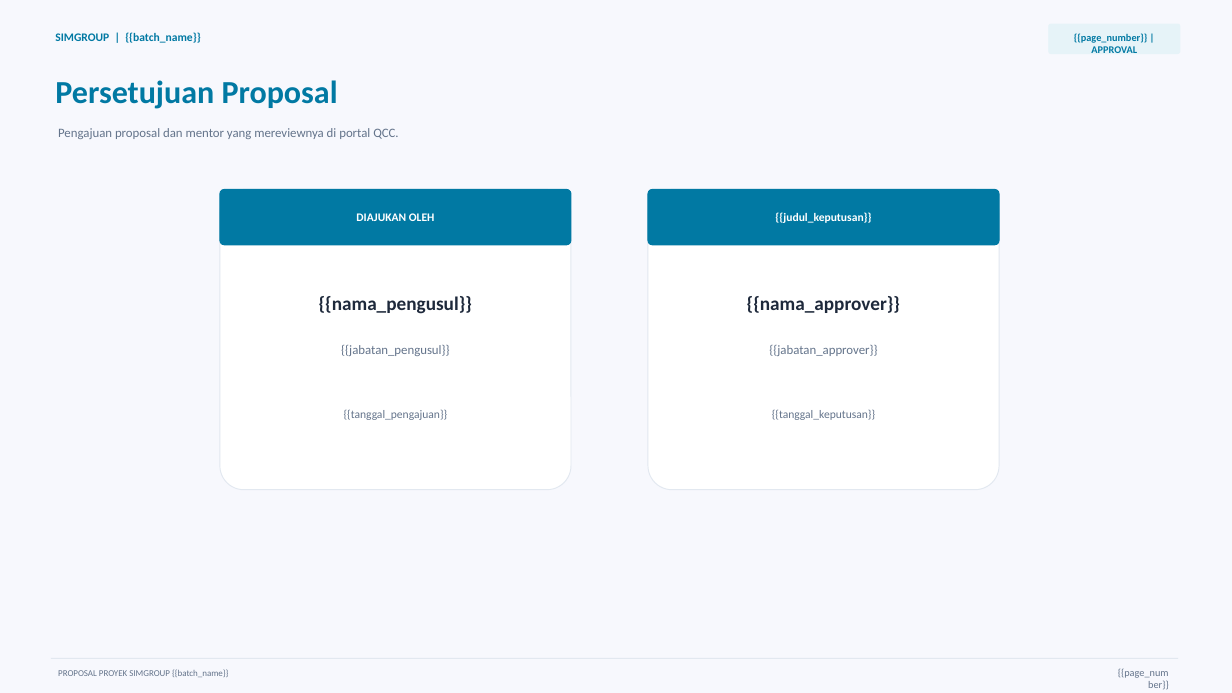
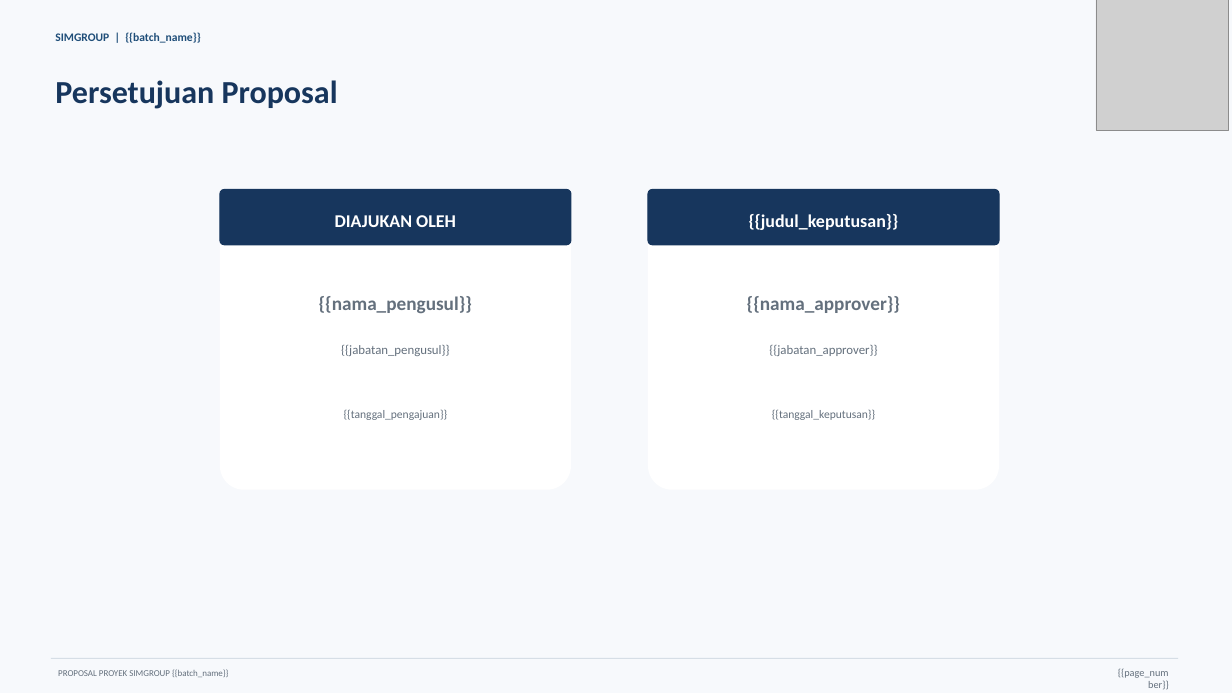
Before and after one commit to muhammad-febriansyah/portal-qcc, a slide deck: slide 3 of resources/templates/proposal-presentation.pptx. Drawn at 1232x693 pixels with LibreOffice and Linux fonts; fonts in the diff are those of the drawing; grey boxes stand for pictures. Boxes give left, top, right and bottom in pixels: in the first picture for what was removed or moved away, otherwise in the second. Text is boxed around its words. In the diff, an @@ line names an element or a change of style, - is before the commit and + after.

Commit message:
feat: build the proposal deck on the QCC Batch 4 template
The deck now follows the designer's "Template Output PPT Proposal QCC
Batch 4": navy cover with its accent stripes, the QCC SIMGROUP logo on
every slide, navy headings, a light-blue gantt header with navy bars and
the "Kita Bisa! Pasti Bisa! Bisa Bisa Yes!" closing slide. The batch name
and years are filled in rather than fixed to Batch 4.

Cards are plain white without border or shadow, and text uses Calibri
because Aptos is missing on many office PCs. Sections still flow over two
columns and on to the next slide, and the schedule continues on the next
slide when needed, so no text is cut.

```diff
--- a/resources/templates/proposal-presentation.pptx
+++ b/resources/templates/proposal-presentation.pptx
@@ rectangle at bbox=[0, 0, 1232, 693]: fill #F7F8FD to #F7F9FC @@
@@ text "SIMGROUP | {{batch_name}}" at bbox=[55, 32, 200, 43]: text colour #0179A3 to #1F4E79 @@
@@ rounded rectangle removed at bbox=[1049, 24, 1180, 54] @@
@@ picture added at bbox=[1096, 0, 1229, 130] @@
@@ text removed at bbox=[1074, 33, 1148, 53] @@
-{{page_number}} | APPROVAL
@@ text "Persetujuan Proposal" at bbox=[55, 80, 338, 109]: text colour #0179A3 to #17365D @@
@@ text removed at bbox=[58, 128, 398, 139] @@
-Pengajuan proposal dan mentor yang mereviewnya di portal QCC.
@@ rounded rectangle at bbox=[220, 189, 571, 490]: outline #E2E8F0 0.75 pt to none @@
@@ rounded rectangle at bbox=[220, 189, 571, 245]: fill #0179A3 to #17365D; outline #0179A3 0.75 pt to #17365D 0.75 pt @@
@@ text "DIAJUKAN OLEH" at bbox=[335, 215, 456, 227]: size 9 to 14 pt @@
@@ rounded rectangle at bbox=[648, 189, 999, 490]: outline #E2E8F0 0.75 pt to none @@
@@ rounded rectangle at bbox=[648, 189, 999, 245]: fill #0179A3 to #17365D; outline #0179A3 0.75 pt to #17365D 0.75 pt @@
@@ text "{{judul_keputusan}}" at bbox=[749, 214, 899, 230]: size 9 to 14 pt @@
@@ text "{{nama_pengusul}}" at bbox=[319, 296, 472, 313]: text colour #1E293B to #64707D @@
@@ text "{{nama_approver}}" at bbox=[747, 296, 900, 313]: text colour #1E293B to #64707D @@
```
Also in this commit, not shown: 3 other slides changed, 2 other files.
